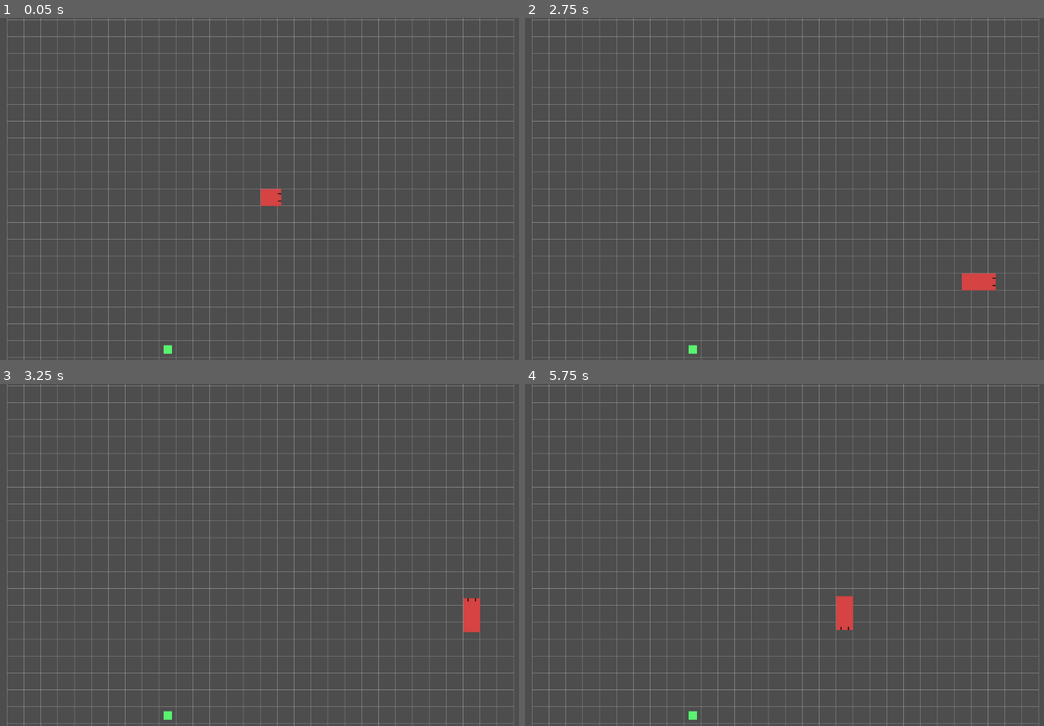
Above: before the commit, frames 1-4 (two rows, left to right).
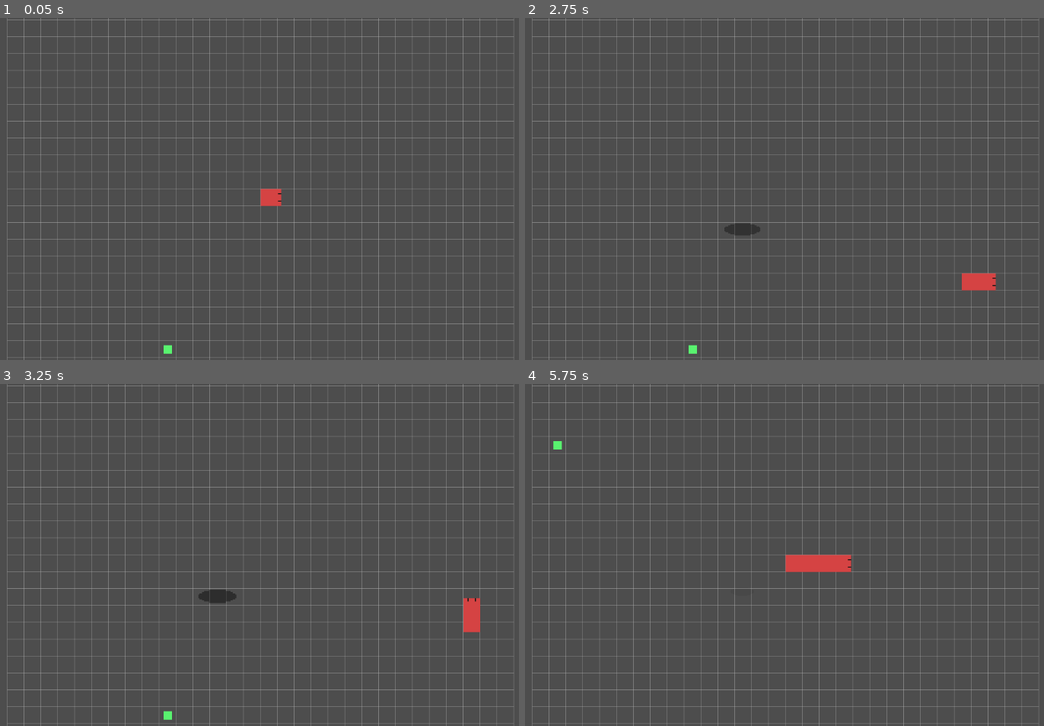
Above: after the commit, the same moments.

Repository: Morogox/Snakes2
Game: Godot game, scene res://Scenes/main.tscn
The game is run twice, just before and just after one commit, with the same random seed, the same clock (stepped at 60 frames per second) and the same inputs. The engine's default icon, where the game draws it, is replaced by a stand-in: a white triangle on a blue panel in a dark square.
Inputs:
- Up to frame 1 (0.05 s): no input
- Up to frame 2 (2.75 s): tap Enter at 0.5 s; hold D (ui_right) 0.53-1.28 s; hold S (ui_down) 1.28-2.03 s; hold D (ui_right) from 2.03 s (still down)
- Up to frame 3 (3.25 s): release D (ui_right) at 2.78 s; hold W (ui_up) from 2.78 s (still down)
- Up to frame 4 (5.75 s): release W (ui_up) at 3.53 s; hold A (ui_left) 3.53-5.03 s; hold S (ui_down) from 5.03 s (still down)

Frame 1 is identical in both runs. In frame 2, 0.2% of the frame differs, in the area x 38-46%, y 60-64%; in frame 3, 0.2%; in frame 4, 1.1%, in the area x 5-64%, y 16-99%.

Commit message:
1.14.1.0 | Enemy Sprite Impelmentation

Diff:
--- a/Scenes/bullet_enemy.tscn
+++ b/Scenes/bullet_enemy.tscn
@@ -1,7 +1,7 @@
 [gd_scene load_steps=4 format=3 uid="uid://coeq66avfabyl"]
 
 [ext_resource type="Script" uid="uid://drtbwlyacnevf" path="res://Scripts/bullet_enemy.gd" id="1_cg55a"]
-[ext_resource type="Texture2D" uid="uid://bhr5bd1m2j8gp" path="res://Sprites/icon.svg" id="2_q8jhf"]
+[ext_resource type="Texture2D" uid="uid://bpeh2xo4tgpla" path="res://Sprites/sBullet_enemy1.png" id="2_cg55a"]
 
 [sub_resource type="RectangleShape2D" id="RectangleShape2D_xgul1"]
 size = Vector2(24, 24)
@@ -17,8 +17,8 @@
 shape = SubResource("RectangleShape2D_xgul1")
 
 [node name="Sprite2D" type="Sprite2D" parent="."]
-scale = Vector2(0.2, 0.2)
-texture = ExtResource("2_q8jhf")
+scale = Vector2(3, 3)
+texture = ExtResource("2_cg55a")
 
 [node name="Marker2D" type="Marker2D" parent="."]
 position = Vector2(-31, 0)
--- a/Scenes/enemy1.tscn
+++ b/Scenes/enemy1.tscn
@@ -1,11 +1,11 @@
-[gd_scene load_steps=15 format=3 uid="uid://dwwusid0nghc6"]
+[gd_scene load_steps=31 format=3 uid="uid://dwwusid0nghc6"]
 
 [ext_resource type="Script" uid="uid://bwanppp4s8r1f" path="res://Scripts/enemy_1.gd" id="1_mxdow"]
-[ext_resource type="Texture2D" uid="uid://dlc74sdlpwvs7" path="res://Sprites/Bird0_Placeholder.png" id="2_4qy08"]
 [ext_resource type="PackedScene" uid="uid://coeq66avfabyl" path="res://Scenes/bullet_enemy.tscn" id="2_apx2k"]
 [ext_resource type="Texture2D" uid="uid://c2m24p6axldsf" path="res://Sprites/sMuzzleFlash1.png" id="3_4qy08"]
 [ext_resource type="Shader" uid="uid://cpxji8y54m54v" path="res://Shaders/enemy1.gdshader" id="3_ite14"]
-[ext_resource type="Texture2D" uid="uid://c4o272tl6bysp" path="res://Sprites/Bird1_Placeholder.png" id="4_v54tr"]
+[ext_resource type="Texture2D" uid="uid://b70mm3mroygho" path="res://Sprites/sEnemy_spawning_shadow2.png" id="3_tq1cn"]
+[ext_resource type="Texture2D" uid="uid://ddyjnm7xm187q" path="res://Sprites/robo-bird.png" id="5_ite14"]
 [ext_resource type="Texture2D" uid="uid://bpmd8srvf5pab" path="res://Sprites/sEnemy_1_dead.png" id="6_tq1cn"]
 
 [sub_resource type="ShaderMaterial" id="ShaderMaterial_ite14"]
@@ -13,46 +13,88 @@
 shader = ExtResource("3_ite14")
 shader_parameter/flash = false
 
-[sub_resource type="AtlasTexture" id="AtlasTexture_apx2k"]
-atlas = ExtResource("2_4qy08")
-region = Rect2(0, 0, 32, 32)
-
-[sub_resource type="AtlasTexture" id="AtlasTexture_v54tr"]
-atlas = ExtResource("2_4qy08")
-region = Rect2(32, 0, 32, 32)
+[sub_resource type="AtlasTexture" id="AtlasTexture_tq1cn"]
+atlas = ExtResource("5_ite14")
+region = Rect2(0, 0, 34, 34)
+
+[sub_resource type="AtlasTexture" id="AtlasTexture_2m8t8"]
+atlas = ExtResource("5_ite14")
+region = Rect2(34, 0, 34, 34)
+
+[sub_resource type="AtlasTexture" id="AtlasTexture_pjoma"]
+atlas = ExtResource("5_ite14")
+region = Rect2(68, 0, 34, 34)
+
+[sub_resource type="AtlasTexture" id="AtlasTexture_r5faq"]
+atlas = ExtResource("5_ite14")
+region = Rect2(102, 0, 34, 34)
+
+[sub_resource type="AtlasTexture" id="AtlasTexture_e57h2"]
+atlas = ExtResource("5_ite14")
+region = Rect2(136, 0, 34, 34)
 
 [sub_resource type="AtlasTexture" id="AtlasTexture_ite14"]
-atlas = ExtResource("4_v54tr")
-region = Rect2(0, 0, 32, 32)
-
-[sub_resource type="AtlasTexture" id="AtlasTexture_tq1cn"]
-atlas = ExtResource("4_v54tr")
-region = Rect2(32, 0, 32, 32)
+atlas = ExtResource("5_ite14")
+region = Rect2(0, 34, 34, 34)
+
+[sub_resource type="AtlasTexture" id="AtlasTexture_x10u4"]
+atlas = ExtResource("5_ite14")
+region = Rect2(34, 34, 34, 34)
+
+[sub_resource type="AtlasTexture" id="AtlasTexture_4ws0r"]
+atlas = ExtResource("5_ite14")
+region = Rect2(68, 34, 34, 34)
+
+[sub_resource type="AtlasTexture" id="AtlasTexture_aelsq"]
+atlas = ExtResource("5_ite14")
+region = Rect2(102, 34, 34, 34)
+
+[sub_resource type="AtlasTexture" id="AtlasTexture_8k0m4"]
+atlas = ExtResource("5_ite14")
+region = Rect2(136, 34, 34, 34)
+
+[sub_resource type="AtlasTexture" id="AtlasTexture_ovkvv"]
+atlas = ExtResource("5_ite14")
+region = Rect2(170, 34, 34, 34)
+
+[sub_resource type="AtlasTexture" id="AtlasTexture_u71wa"]
+atlas = ExtResource("5_ite14")
+region = Rect2(204, 34, 34, 34)
+
+[sub_resource type="AtlasTexture" id="AtlasTexture_16md1"]
+atlas = ExtResource("5_ite14")
+region = Rect2(238, 34, 34, 34)
+
+[sub_resource type="AtlasTexture" id="AtlasTexture_u31gd"]
+atlas = ExtResource("5_ite14")
+region = Rect2(272, 34, 34, 34)
+
+[sub_resource type="AtlasTexture" id="AtlasTexture_h2dy4"]
+atlas = ExtResource("5_ite14")
+region = Rect2(306, 34, 34, 34)
+
+[sub_resource type="AtlasTexture" id="AtlasTexture_y5c8p"]
+atlas = ExtResource("5_ite14")
+region = Rect2(340, 34, 34, 34)
+
+[sub_resource type="AtlasTexture" id="AtlasTexture_j0ses"]
+atlas = ExtResource("5_ite14")
+region = Rect2(374, 34, 34, 34)
+
+[sub_resource type="AtlasTexture" id="AtlasTexture_js0ku"]
+atlas = ExtResource("5_ite14")
+region = Rect2(408, 34, 34, 34)
+
+[sub_resource type="AtlasTexture" id="AtlasTexture_j6kb6"]
+atlas = ExtResource("5_ite14")
+region = Rect2(442, 34, 34, 34)
+
+[sub_resource type="AtlasTexture" id="AtlasTexture_17d3k"]
+atlas = ExtResource("5_ite14")
+region = Rect2(476, 34, 34, 34)
 
 [sub_resource type="SpriteFrames" id="SpriteFrames_ite14"]
 animations = [{
-"frames": [{
-"duration": 1.0,
-"texture": SubResource("AtlasTexture_apx2k")
-}, {
-"duration": 1.0,
-"texture": SubResource("AtlasTexture_v54tr")
-}],
-"loop": true,
-"name": &"Bird0",
-"speed": 5.0
-}, {
-"frames": [{
-"duration": 1.0,
-"texture": SubResource("AtlasTexture_ite14")
-}, {
-"duration": 1.0,
-"texture": SubResource("AtlasTexture_tq1cn")
-}],
-"loop": true,
-"name": &"Bird1",
-"speed": 5.0
-}, {
 "frames": [{
 "duration": 1.0,
 "texture": ExtResource("6_tq1cn")
@@ -60,30 +102,112 @@
 "loop": true,
 "name": &"dead",
 "speed": 5.0
+}, {
+"frames": [{
+"duration": 1.0,
+"texture": SubResource("AtlasTexture_tq1cn")
+}, {
+"duration": 1.0,
+"texture": SubResource("AtlasTexture_2m8t8")
+}, {
+"duration": 1.0,
+"texture": SubResource("AtlasTexture_pjoma")
+}, {
+"duration": 1.0,
+"texture": SubResource("AtlasTexture_r5faq")
+}, {
+"duration": 1.0,
+"texture": SubResource("AtlasTexture_e57h2")
+}],
+"loop": true,
+"name": &"default",
+"speed": 5.0
+}, {
+"frames": [{
+"duration": 1.0,
+"texture": SubResource("AtlasTexture_ite14")
+}, {
+"duration": 1.0,
+"texture": SubResource("AtlasTexture_x10u4")
+}, {
+"duration": 1.0,
+"texture": SubResource("AtlasTexture_4ws0r")
+}, {
+"duration": 1.0,
+"texture": SubResource("AtlasTexture_aelsq")
+}, {
+"duration": 1.0,
+"texture": SubResource("AtlasTexture_8k0m4")
+}, {
+"duration": 1.0,
+"texture": SubResource("AtlasTexture_ovkvv")
+}, {
+"duration": 1.0,
+"texture": SubResource("AtlasTexture_u71wa")
+}, {
+"duration": 1.0,
+"texture": SubResource("AtlasTexture_16md1")
+}, {
+"duration": 1.0,
+"texture": SubResource("AtlasTexture_u31gd")
+}, {
+"duration": 1.0,
+"texture": SubResource("AtlasTexture_h2dy4")
+}, {
+"duration": 1.0,
+"texture": SubResource("AtlasTexture_y5c8p")
+}, {
+"duration": 1.0,
+"texture": SubResource("AtlasTexture_j0ses")
+}, {
+"duration": 1.0,
+"texture": SubResource("AtlasTexture_js0ku")
+}, {
+"duration": 1.0,
+"texture": SubResource("AtlasTexture_j6kb6")
+}, {
+"duration": 1.0,
+"texture": SubResource("AtlasTexture_17d3k")
+}],
+"loop": false,
+"name": &"shooting",
+"speed": 5.0
 }]
 
 [sub_resource type="RectangleShape2D" id="RectangleShape2D_tq1cn"]
-size = Vector2(20, 30.5)
+size = Vector2(31, 29.25)
 
 [node name="Enemy1" type="CharacterBody2D" groups=["Enemies"]]
 z_index = 1
-scale = Vector2(2, 2)
+scale = Vector2(2.5, 2.5)
 collision_layer = 16
 script = ExtResource("1_mxdow")
 bullet_scene = ExtResource("2_apx2k")
 
+[node name="Sprite2D" type="Sprite2D" parent="."]
+modulate = Color(1, 1, 1, 0.498039)
+z_index = -1
+position = Vector2(0, 5)
+scale = Vector2(1, 1)
+texture = ExtResource("3_tq1cn")
+
 [node name="AnimatedSprite2D" type="AnimatedSprite2D" parent="."]
 material = SubResource("ShaderMaterial_ite14")
 sprite_frames = SubResource("SpriteFrames_ite14")
-animation = &"Bird0"
+animation = &"shooting"
+frame = 14
+frame_progress = 1.0
+speed_scale = 1.8
 
 [node name="CollisionShape2D" type="CollisionShape2D" parent="."]
+position = Vector2(0, 0.625)
 shape = SubResource("RectangleShape2D_tq1cn")
 
 [node name="Timer" type="Timer" parent="."]
 one_shot = true
 
 [node name="Muzzle" type="Marker2D" parent="."]
+position = Vector2(1.2, 6.8)
 
 [node name="sMuzzleFlash" type="Sprite2D" parent="."]
 visible = false
@@ -91,4 +215,6 @@
 scale = Vector2(0.4, 0.4)
 texture = ExtResource("3_4qy08")
 
+[connection signal="animation_finished" from="AnimatedSprite2D" to="." method="_on_animated_sprite_2d_animation_finished"]
+[connection signal="frame_changed" from="AnimatedSprite2D" to="." method="_on_frame_changed"]
 [connection signal="timeout" from="Timer" to="." method="_on_timer_timeout"]
--- a/Scenes/enemy_spawner.tscn
+++ b/Scenes/enemy_spawner.tscn
@@ -2,18 +2,18 @@
 
 [ext_resource type="Script" uid="uid://dlek863fqlmlh" path="res://Scripts/enemy_spawner.gd" id="1_cdqhx"]
 [ext_resource type="PackedScene" uid="uid://dwwusid0nghc6" path="res://Scenes/enemy1.tscn" id="2_gga2x"]
-[ext_resource type="Texture2D" uid="uid://cj2cnxycej7vv" path="res://Sprites/sEnemy_spawning_shadow.png" id="2_tdwud"]
-[ext_resource type="Texture2D" uid="uid://dlc74sdlpwvs7" path="res://Sprites/Bird0_Placeholder.png" id="3_gga2x"]
+[ext_resource type="Texture2D" uid="uid://b70mm3mroygho" path="res://Sprites/sEnemy_spawning_shadow2.png" id="3_tdwud"]
+[ext_resource type="Texture2D" uid="uid://ddyjnm7xm187q" path="res://Sprites/robo-bird.png" id="4_tdwud"]
 
-[sub_resource type="AtlasTexture" id="AtlasTexture_2cu8b"]
-atlas = ExtResource("3_gga2x")
-region = Rect2(0, 0, 32, 32)
+[sub_resource type="AtlasTexture" id="AtlasTexture_gga2x"]
+atlas = ExtResource("4_tdwud")
+region = Rect2(0, 0, 34, 34)
 
 [sub_resource type="SpriteFrames" id="SpriteFrames_66y63"]
 animations = [{
 "frames": [{
 "duration": 1.0,
-"texture": SubResource("AtlasTexture_2cu8b")
+"texture": SubResource("AtlasTexture_gga2x")
 }],
 "loop": true,
 "name": &"default",
@@ -21,12 +21,13 @@
 }]
 
 [node name="EnemySpawner" type="Node2D"]
-scale = Vector2(2, 2)
+scale = Vector2(2.5, 2.5)
 script = ExtResource("1_cdqhx")
 enemy_scene = ExtResource("2_gga2x")
 
 [node name="spawning_indicator" type="Sprite2D" parent="."]
-texture = ExtResource("2_tdwud")
+position = Vector2(0, 5)
+texture = ExtResource("3_tdwud")
 
 [node name="enemy_sprite" type="AnimatedSprite2D" parent="."]
 sprite_frames = SubResource("SpriteFrames_66y63")
--- a/Scenes/main.tscn
+++ b/Scenes/main.tscn
@@ -66,6 +66,9 @@
 invulnerable = false
 boost_speed = 0.08
 
+[node name="EnemySpawner" parent="Handlers" instance=ExtResource("6_344ge")]
+position = Vector2(-82, 42)
+
 [node name="WorldBoundaries" type="StaticBody2D" parent="." groups=["Boundaries"]]
 collision_layer = 2
 collision_mask = 9
--- a/Scripts/bullet_enemy.gd
+++ b/Scripts/bullet_enemy.gd
@@ -9,7 +9,9 @@
 var last_pos: Vector2
 var velocity: Vector2
 var has_hit := false
+var original_rotation
 func _ready():
+	original_rotation = rotation
 	velocity = Vector2.RIGHT.rotated(rotation) * b_speed
 	add_to_group("EnemyBullet")
 
@@ -42,8 +44,10 @@
 	if life_timer >= lifetime:
 		queue_free()
 
+	rotation += 0.1
 func hit_effect():
 	# spawn impact effect
+	rotation = original_rotation
 	var impact = preload("res://Scenes/bullet_player_impact.tscn").instantiate()
 	impact.global_position = get_node("Marker2D").global_position
 	impact.global_rotation = global_rotation
--- a/Scripts/enemy_1.gd
+++ b/Scripts/enemy_1.gd
@@ -47,17 +47,17 @@
 
 func _ready():
 	randomize()
-	_change_sprite(0)
+	_change_sprite("default")
 	_transition_to(state_enum.MOVING)
 
 func _process(delta: float):
 	if state != state_enum.DEAD:
 		var player_pos = Handler.snake_head.global_position
-		sprite.flip_h = player_pos.x >= position.x
+		sprite.flip_h = player_pos.x <= position.x
 
 func _change_sprite(type):
-	sprite.play("Bird"+str(type))
-	sprite.speed_scale = type * 3 + 1 # If in spam mode, animation is super fast, if not, normal speed
+	sprite.play(type)
+	#sprite.speed_scale = type * 3 + 1 # If in spam mode, animation is super fast, if not, normal speed
 
 func _physics_process(delta):
 	if state != state_enum.DEAD:
@@ -78,7 +78,8 @@
 				else:
 					if randi_range(1, 20) == 20:  # 5% chance to enter
 						_enter_spam_mode()
-			_shoot()
+			_change_sprite("shooting")
+			#_shoot()
 			shoot_delay = randf_range(shoot_delay_base, shoot_delay_base + shoot_delay_variation)
 			shoot_timer = 0.0
 	# dead
@@ -149,8 +150,6 @@
 			Handler.snake_head.target_pixel_pos.y if align_axis == "y" else randf_range(Handler.grid_manager.top, Handler.grid_manager.bottom))
 
 func _shoot():
-	#show muzzle flash
-	#flash.show()
 	var point_at_snake = global_position.direction_to(Handler.snake_head.global_position)
 	#flash.rotation = point_at_snake.angle() #+ randf_range(-0.1, 0.1)  # optional: small random tilt
 	## hide it again shortly
@@ -208,3 +207,15 @@
 			result.append(drop_name)
 	for item in result:
 		emit_signal("drop_item_here", item, position)
+
+
+func _on_animated_sprite_2d_animation_finished() -> void:
+	if sprite.animation == "shooting":
+		_change_sprite("default")
+
+
+func _on_frame_changed() -> void:
+	print("FUNCTION CALLED")
+	if sprite.frame == 10 and sprite.animation == "shooting":
+		print("condition called")
+		_shoot()
--- a/Scripts/enemy_spawner.gd
+++ b/Scripts/enemy_spawner.gd
@@ -32,7 +32,7 @@
 		state_enum.SPAWNING:
 			# Shadow grows & darkens
 			shadow.scale = Vector2.ONE * lerp(0.5, 1.0, t)
-			shadow.modulate.a = lerp(0.0, 0.7, t)
+			shadow.modulate.a = lerp(0.0, 0.5, t)
 
 			if timer >= duration:
 				_transition_to(state_enum.DEPLOYING)
Binary file added: Sprites/robo-bird.png
Not shown, added: Sprites/robo-bird.png.import
Binary file added: Sprites/sBullet_enemy1.png
Not shown, added: Sprites/sBullet_enemy1.png.import
Binary file added: Sprites/sEnemy_spawning_shadow2.png
Not shown, added: Sprites/sEnemy_spawning_shadow2.png.import
